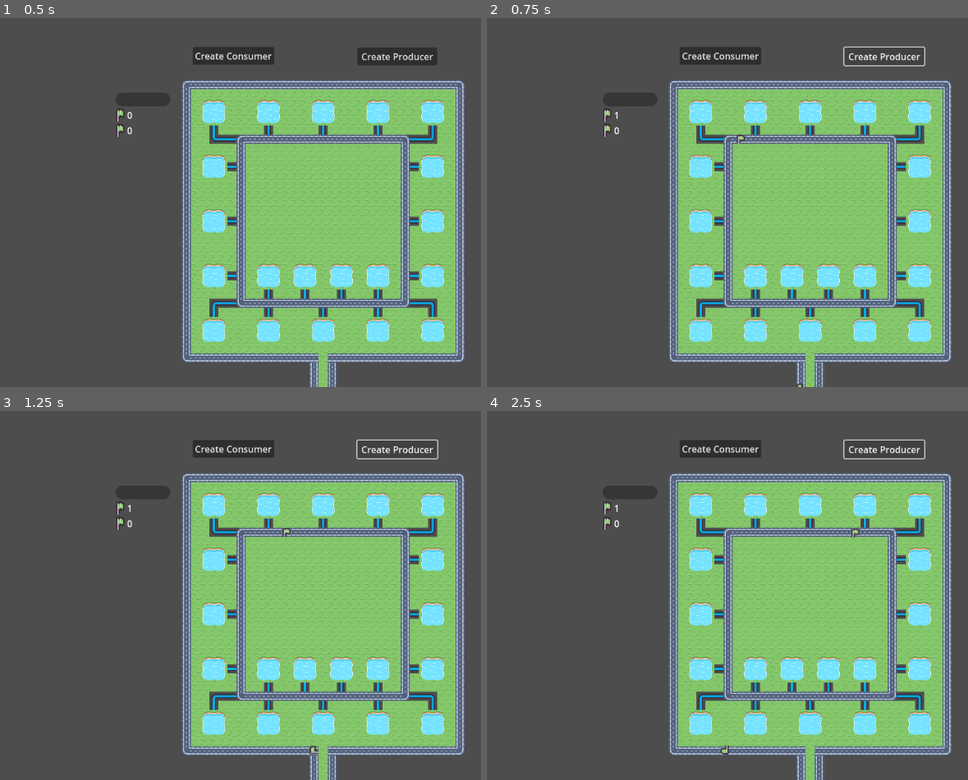
Above: before the commit, frames 1-4 (two rows, left to right).
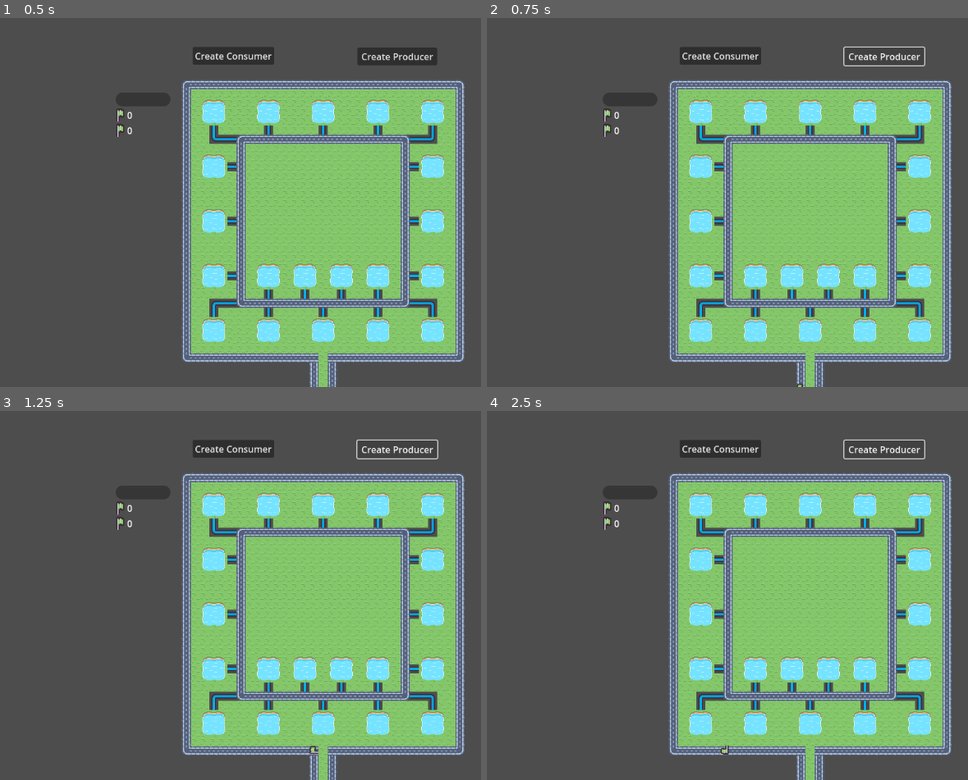
Above: after the commit, the same moments.

Repository: Jelleas/gmtk-2025
Game: Godot game, scene res://main_level.tscn
Two runs of this game, one before a commit and one after it. Both use one fixed random seed, a clock stepped at 60 frames per second and the inputs below.
Inputs:
- Up to frame 1 (0.5 s): no input
- Up to frame 2 (0.75 s): click "Create Producer" at 0.5 s
- Up to frame 3 (1.25 s): no input
- Up to frame 4 (2.5 s): click "Create Consumer" at 1.25 s; click "Create Producer" at 2 s

Frame 1 is identical in both runs. In frame 2, less than 0.1% of the frame differs, in the area x 26-54%, y 25-35%; in frame 3, less than 0.1%; in frame 4, less than 0.1%.
Error before the commit: Invalid access to property or key 'SIZE' on a base object of type 'Nil'. (res://resource_bar.gd:6)
Error after the commit: Cannot call method 'instantiate' on a null value. (res://ui/create_producer.gd:16)

Commit message:
fix progress bar

Diff:
--- a/main_level.tscn
+++ b/main_level.tscn
@@ -7,14 +7,13 @@
 [ext_resource type="PackedScene" uid="uid://ig8ajdvhhbd3" path="res://resource.tscn" id="4_xqiim"]
 [ext_resource type="Script" uid="uid://3iinph6g21gf" path="res://ui/create_producer.gd" id="5_5ymk8"]
 [ext_resource type="Script" uid="uid://ckoluvmpkkf00" path="res://monster_path.gd" id="5_6pb3s"]
-[ext_resource type="Texture2D" uid="uid://d3byg07av648o" path="res://assets/Vector/bar_shadow_round_large.svg" id="5_ctebd"]
-[ext_resource type="PackedScene" uid="uid://tmkdkgu7s5vv" path="res://tower/tower.tscn" id="6_4mnpp"]
+[ext_resource type="Texture2D" uid="uid://d3byg07av648o" path="res://kenney_ui-pack-space-expansion/Vector/Extra/bar_shadow_round_large.svg" id="5_ctebd"]
 [ext_resource type="PackedScene" uid="uid://clt7pafdvryia" path="res://monster.tscn" id="6_e3ldi"]
-[ext_resource type="Texture2D" uid="uid://bepreqkwfug08" path="res://assets/Vector/bar_round_gloss_large.svg" id="6_eqmdw"]
-[ext_resource type="Script" uid="uid://xjggkl7wtjqu" path="res://ui/resource_tracker/resource_bar.gd" id="7_5fjre"]
+[ext_resource type="Texture2D" uid="uid://bepreqkwfug08" path="res://kenney_ui-pack-space-expansion/Vector/Blue/bar_round_gloss_large.svg" id="6_eqmdw"]
 [ext_resource type="Script" uid="uid://b1tc24egun83x" path="res://ui/create_consumer.gd" id="7_ctebd"]
 [ext_resource type="Script" uid="uid://ddeoiro7qkje2" path="res://ui/resource_tracker/resource_tracker.gd" id="8_do8ha"]
 [ext_resource type="Script" uid="uid://brs7pxde6f6fi" path="res://ui/resource_tracker/wood_counter.gd" id="12_do8ha"]
+[ext_resource type="Script" uid="uid://xjggkl7wtjqu" path="res://ui/resource_tracker/resource_bar.gd" id="13_6pb3s"]
 [ext_resource type="Texture2D" uid="uid://dfj26ibwe2waf" path="res://tile_0035.png" id="13_xqiim"]
 [ext_resource type="Script" uid="uid://ch56vgnhbb8nu" path="res://ui/resource_tracker/frog_counter.gd" id="14_htena"]
 
@@ -260,17 +259,15 @@
 script = ExtResource("3_bhu08")
 resource_path = NodePath("../ResourcePath")
 
-[node name="CreateProducer" type="Button" parent="." node_paths=PackedStringArray("resource_manager")]
+[node name="CreateProducer" type="Button" parent="."]
 offset_left = 404.0
 offset_top = 23.0
 offset_right = 544.0
 offset_bottom = 54.0
 text = "Create Producer"
 script = ExtResource("5_5ymk8")
-tower_scene = ExtResource("6_4mnpp")
-resource_manager = NodePath("../ResourcePath")
-
-[node name="CreateConsumer" type="Button" parent="." node_paths=PackedStringArray("resource_manager")]
+
+[node name="CreateConsumer" type="Button" parent="."]
 offset_left = 115.0
 offset_top = 22.0
 offset_right = 258.0
@@ -278,8 +275,6 @@
 text = "Create Consumer
 "
 script = ExtResource("7_ctebd")
-tower_scene = ExtResource("6_4mnpp")
-resource_manager = NodePath("../ResourcePath")
 
 [node name="ResourceTracker" type="CanvasLayer" parent="." node_paths=PackedStringArray("resource_path")]
 script = ExtResource("8_do8ha")
--- a/resource_bar.gd
+++ /dev/null
@@ -1,14 +0,0 @@
-extends TextureProgressBar
-
-@export var resource_path: Path2D
-
-func _ready() -> void:
-	max_value = resource_path.SIZE
-
-func _process(delta: float) -> void:
-	var count = 0
-	for c in resource_path.contents:
-		if c != null:
-			count += 1
-
-	value = count
Not shown: 2 places in main_level.tscn that only renumber resources
Not shown, removed: resource_bar.gd.uid
